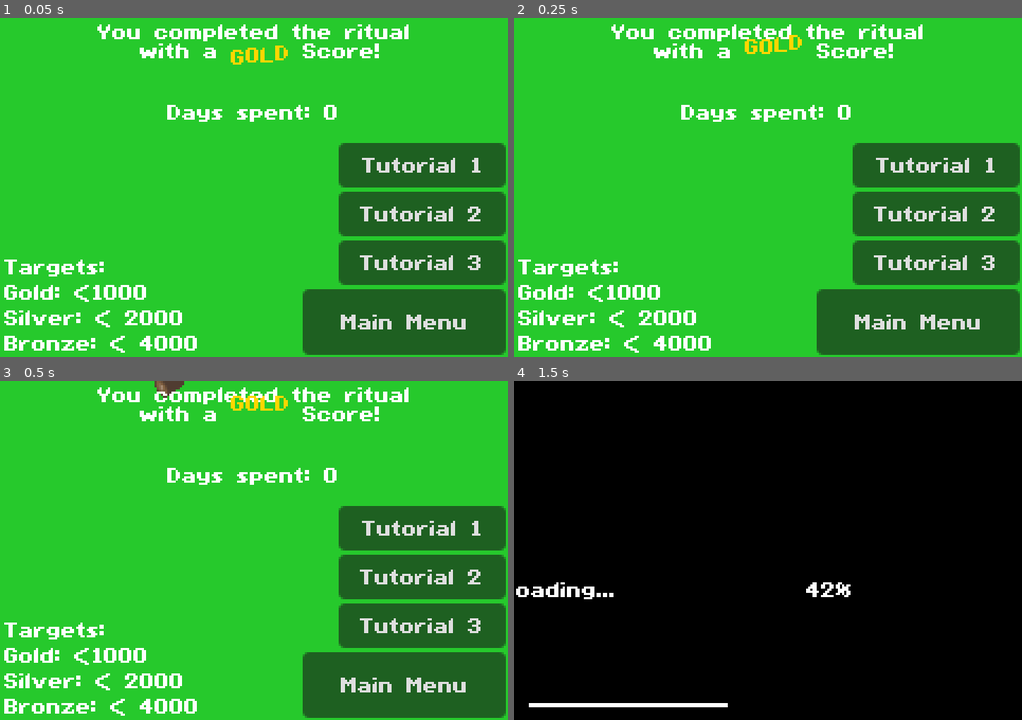
Above: before the commit, frames 1-4 (two rows, left to right).
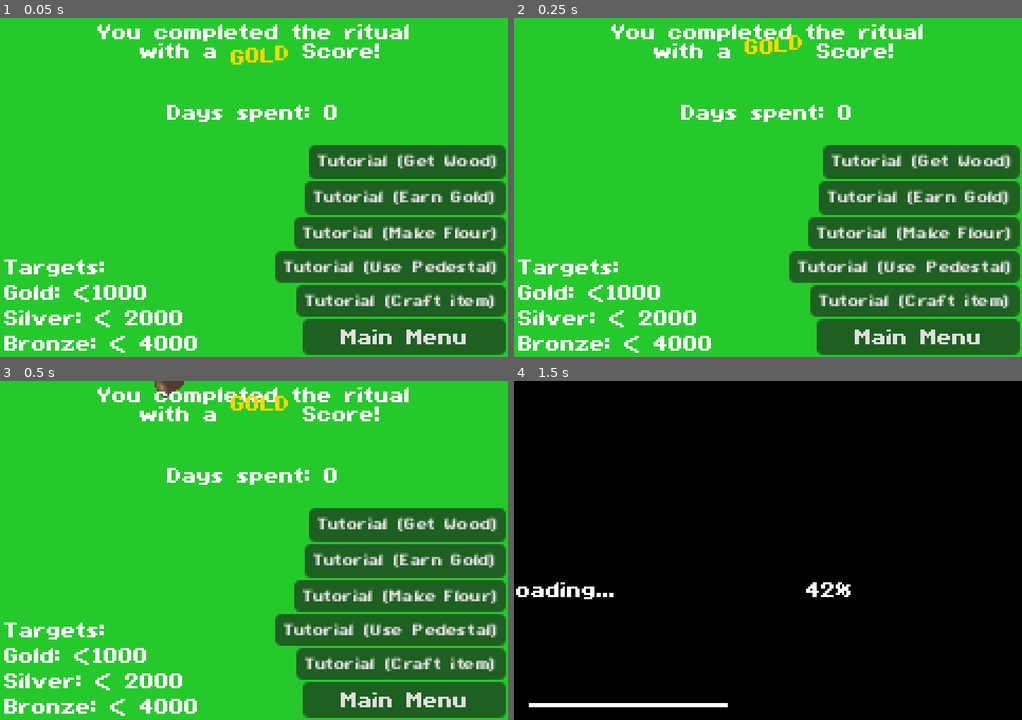
Above: after the commit, the same moments.

Repository: comfy-gamedev/ludum-dare-60
Game: Godot game, scene res://scenes/end_scene/end_scene.tscn
Same seed, same stepped clock (60 frames per second), same inputs: the game is played once before the commit and once after it. This scene is started directly instead of the project's main scene. The engine's default icon, where the game draws it, is replaced by a stand-in: a white triangle on a blue panel in a dark square.
Inputs (mouse positions are in pixels of both pictures, inside the frame that each line leads up to):
- Up to frame 1 (0.05 s): no input
- Up to frame 2 (0.25 s): no input
- Up to frame 3 (0.5 s): no input
- Up to frame 4 (1.5 s): click "Main Menu" at 0.5 s; move the mouse to (879, 533) at 1.27 s; hold D (pan_right) from 1.28 s (still down); hold Mouse wheel up (zoom_toggle) from 1.28 s (still down); click (879, 533) at 1.42 s

The runs differ from the first frame. In frame 1, 11% of the frame differs, in the area x 54-100%, y 36-97%; in frame 2, 11%; in frame 3, 11%; in frame 4, nothing differs.

Commit message:
More Tutorial Stuff

Diff:
--- a/entities/buildings/factory/factory.gd
+++ b/entities/buildings/factory/factory.gd
@@ -1,4 +1,5 @@
 extends BaseBuilding
+class_name FactoryBuilding
 
 const ITEM_SPRITE = preload("uid://b6ueuaycfmiyo")
 const SLOT_OPEN = 2
--- a/scenes/end_scene/end_scene.gd
+++ b/scenes/end_scene/end_scene.gd
@@ -49,3 +49,9 @@
 
 func _on_tutor_3_pressed() -> void:
 	SceneGirl.change_scene("res://scenes/tutorials/tutor_3.tscn")
+
+func _on_tutor_4_pressed() -> void:
+	SceneGirl.change_scene("res://scenes/tutorials/tutor_4.tscn")
+
+func _on_tutor_5_pressed() -> void:
+	SceneGirl.change_scene("res://scenes/tutorials/tutor_5.tscn")
--- a/scenes/end_scene/end_scene.tscn
+++ b/scenes/end_scene/end_scene.tscn
@@ -50,7 +50,7 @@
 [node name="Button" type="Button" parent="." unique_id=1239131946]
 z_index = 2
 offset_left = 143.0
-offset_top = 128.0
+offset_top = 142.0
 offset_right = 239.0
 offset_bottom = 159.0
 theme = ExtResource("2_eoerb")
@@ -58,30 +58,53 @@
 
 [node name="Tutor1" type="Button" parent="." unique_id=814339744]
 z_index = 2
-offset_left = 160.0
-offset_top = 59.0
+offset_left = 146.0
+offset_top = 60.0
 offset_right = 239.0
-offset_bottom = 80.0
+offset_bottom = 76.0
 theme = ExtResource("2_eoerb")
-text = "Tutorial 1"
+theme_override_font_sizes/font_size = 6
+text = "Tutorial (Get Wood)"
 
 [node name="Tutor2" type="Button" parent="." unique_id=440905258]
 z_index = 2
-offset_left = 160.0
-offset_top = 82.0
+offset_left = 144.0
+offset_top = 77.0
 offset_right = 239.0
-offset_bottom = 103.0
+offset_bottom = 93.0
 theme = ExtResource("2_eoerb")
-text = "Tutorial 2"
+theme_override_font_sizes/font_size = 6
+text = "Tutorial (Earn Gold)"
 
 [node name="Tutor3" type="Button" parent="." unique_id=827685045]
 z_index = 2
-offset_left = 160.0
-offset_top = 105.0
+offset_left = 139.0
+offset_top = 94.0
 offset_right = 239.0
-offset_bottom = 126.0
+offset_bottom = 109.0
 theme = ExtResource("2_eoerb")
-text = "Tutorial 3"
+theme_override_font_sizes/font_size = 6
+text = "Tutorial (Make Flour)"
+
+[node name="Tutor4" type="Button" parent="." unique_id=1108154672]
+z_index = 2
+offset_left = 130.0
+offset_top = 110.0
+offset_right = 239.0
+offset_bottom = 125.0
+theme = ExtResource("2_eoerb")
+theme_override_font_sizes/font_size = 6
+text = "Tutorial (Use Pedestal)"
+
+[node name="Tutor5" type="Button" parent="." unique_id=1351442762]
+z_index = 2
+offset_left = 140.0
+offset_top = 126.0
+offset_right = 239.0
+offset_bottom = 141.0
+theme = ExtResource("2_eoerb")
+theme_override_font_sizes/font_size = 6
+text = "Tutorial (Craft item)"
 
 [node name="logs" type="Node2D" parent="." unique_id=1340864861]
 
@@ -93,4 +116,6 @@
 [connection signal="pressed" from="Tutor1" to="." method="_on_button_2_pressed"]
 [connection signal="pressed" from="Tutor2" to="." method="_on_tutor_2_pressed"]
 [connection signal="pressed" from="Tutor3" to="." method="_on_tutor_3_pressed"]
+[connection signal="pressed" from="Tutor4" to="." method="_on_tutor_4_pressed"]
+[connection signal="pressed" from="Tutor5" to="." method="_on_tutor_5_pressed"]
 [connection signal="timeout" from="Timer" to="." method="_on_timer_timeout"]
--- /dev/null
+++ b/scenes/tutorials/tutor_4.gd
@@ -0,0 +1,51 @@
+extends Main
+
+const TUTORCONSTRUCTIONS = [
+	preload("uid://c0rrybc5bgfno"),
+	preload("uid://nmq3klwu0rtw"),
+	preload("uid://dihg3y5nmbf5i"),
+	preload("uid://cniaep2ikgsjy"),
+]
+
+func _ready() -> void:
+	current = self
+
+	gold_label.text = "Gold: " + str(gold)
+
+	var ob = OBJECTIVE.instantiate()
+	@warning_ignore("integer_division")
+	ob.grid_pos = (WORLD_SIZE / 2) + Vector2i(0, 0)
+	ob.need = preload("uid://dcbi7ka0kvgjf")
+	entity_root.add_child(ob)
+
+	for y in WORLD_SIZE.y:
+		for x in WORLD_SIZE.x:
+			var p := Vector2i(x, y)
+			surface_tile_map_layer.set_cell(p, 1, Vector2i(0, 0))
+
+	var tree = TREE.instantiate()
+	tree.grid_pos = (WORLD_SIZE / 2) + Vector2i(-4, -1)
+	entity_root.add_child(tree)
+
+	var bush = BUSH.instantiate()
+	bush.grid_pos = (WORLD_SIZE / 2) + Vector2i(-1, -3)
+	entity_root.add_child(bush)
+
+	var crystal = CRYSTAL.instantiate()
+	crystal.grid_pos = (WORLD_SIZE / 2) + Vector2i(5, 3)
+	entity_root.add_child(crystal)
+
+	camera_2d.position = Vector2(WORLD_SIZE) * GridMetric.GRID_PX * 0.5
+	camera_2d.limit_left = 0
+	camera_2d.limit_top = 0
+	camera_2d.limit_right = int(WORLD_SIZE.x * GridMetric.GRID_PX.x)
+	camera_2d.limit_bottom = int(WORLD_SIZE.y * GridMetric.GRID_PX.y)
+
+	hotbar.add_hotbar_item(ERASE_ICON)
+	for c in TUTORCONSTRUCTIONS:
+		hotbar.add_hotbar_item(c)
+
+	entity_root.child_entered_tree.connect(func (node: Node):
+		if node is FactoryBuilding:
+			SceneGirl.change_scene("res://scenes/end_scene/end_scene.tscn")
+	)
--- /dev/null
+++ b/scenes/tutorials/tutor_4.tscn
@@ -0,0 +1,7 @@
+[gd_scene format=3 uid="uid://bflo1auxp4chy"]
+
+[ext_resource type="PackedScene" uid="uid://bj2io7eewnqlg" path="res://scenes/main/main.tscn" id="1_rqo37"]
+[ext_resource type="Script" uid="uid://dmdx676ybbnl3" path="res://scenes/tutorials/tutor_4.gd" id="2_rqo37"]
+
+[node name="tutor4" unique_id=331988997 instance=ExtResource("1_rqo37")]
+script = ExtResource("2_rqo37")
Not shown, added: scenes/tutorials/tutor_4.gd.uid
